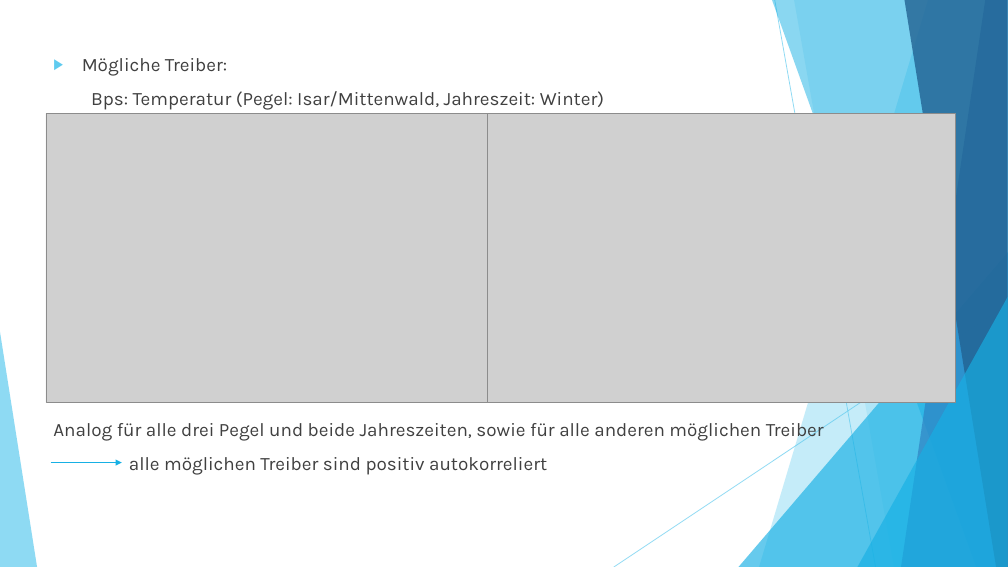
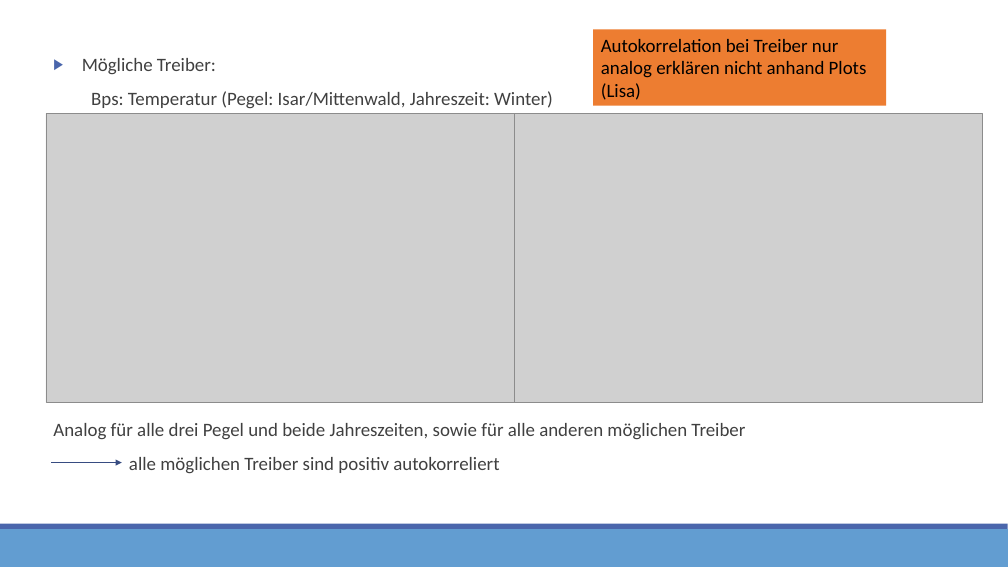
Before and after one commit to StatPrak-Droughts/Drought-Project, a slide deck: slide 15 of Zwischenpräsentation.pptx (slide 13 before the commit). Drawn at 1008x567 pixels with LibreOffice and Linux fonts; fonts in the diff are those of the drawing; grey boxes stand for pictures. Boxes give left, top, right and bottom in pixels: in the first picture for what was removed or moved away, otherwise in the second. Text is boxed around its words. In the diff, an @@ line names an element or a change of style, - is before the commit and + after.

```diff
--- a/Zwischenpräsentation.pptx
+++ b/Zwischenpräsentation.pptx
@@ rectangle added at [594, 29, 887, 106], fill #ED7D31, 18 pt, text #000000 @@
+Autokorrelation bei Treiber nur analog erklären nicht anhand Plots (Lisa)
@@ text "Mögliche Treiber:" at [53, 58, 745, 474]: font Karla to Calibri; bullet colour #5FCBEF to #4A66AC @@
@@ picture: place and size @@
-picture at [487, 113, 955, 402]
+picture at [514, 113, 982, 402]
@@ group removed at [0, 0, 1008, 567]: 5 freeform shapes, 3 triangles, 2 lines @@
@@ arrow (51, 463) - (122, 463): stroke #17B0E4 1 pt to #384C81 1 pt @@
@@ rectangle added at [0, 529, 1008, 567], fill #629DD1 @@
@@ rectangle added at [0, 524, 1008, 529], fill #4A66AC @@
```
Also in this commit, not shown: 11 other slides changed, 13 slides added, 7 slides removed.
